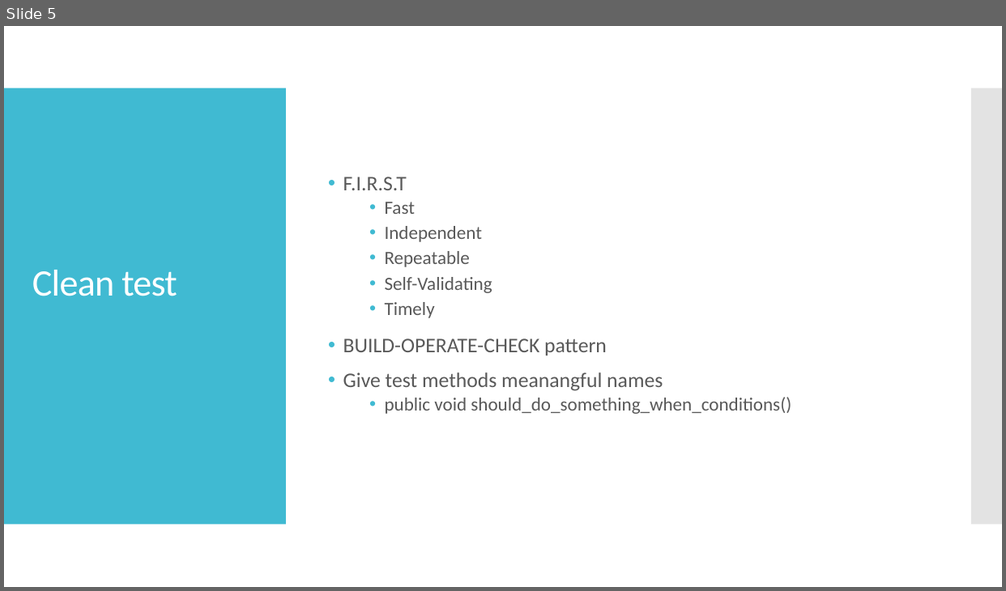
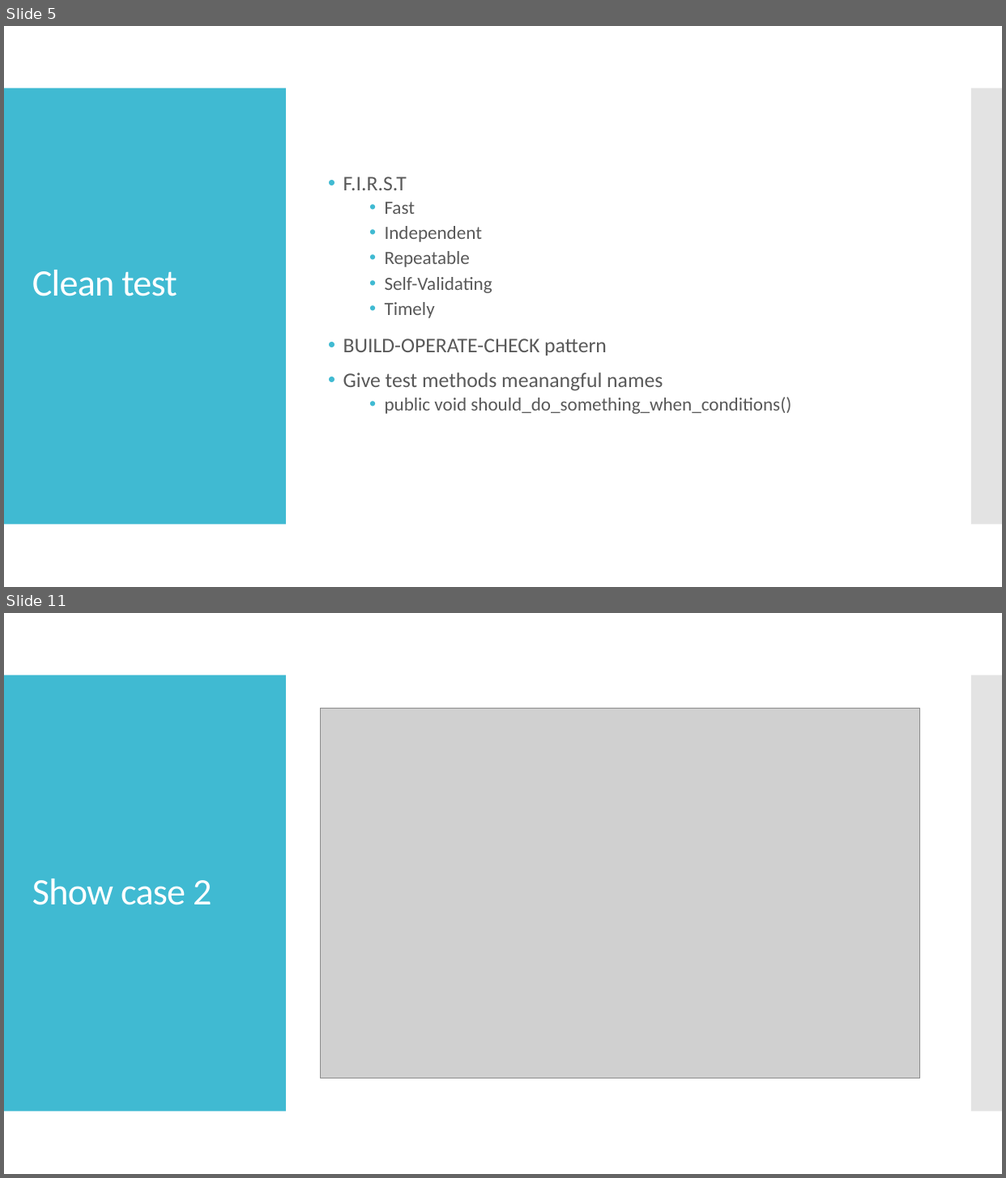
Before and after one commit to ivlahek/presentation.testing, a slide deck: Presentation.pptx. Shown one above the other, each under a label of ours: slide 5 before the commit, slides 5 and 11 after it; the slides between them are not shown. The pictures are 1006x591 and 1006x1178 pixels, drawn with LibreOffice and Linux fonts; fonts in the diff are those of the drawing; grey boxes stand for pictures. Boxes give left, top, right and bottom in pixels: in the first picture for what was removed or moved away, otherwise in the second. Text is boxed around its words. In the diff, an @@ line names an element or a change of style, - is before the commit and + after.

```diff
--- a/Presentation.pptx
+++ b/Presentation.pptx
@@ slide 11 added at <box>4,613,1002,1174</box>, background #FFFFFF; not listed: 2 template elements that a slide beside it also shows @@
@@ picture added at <box>321,709,919,1079</box> @@
@@ title added at <box>32,879,211,905</box>, 36 pt, text #FFFFFF @@
+Show case 2
```
Also in this commit, not shown: 4 slides changed, 4 other slides added, 18 other files.
